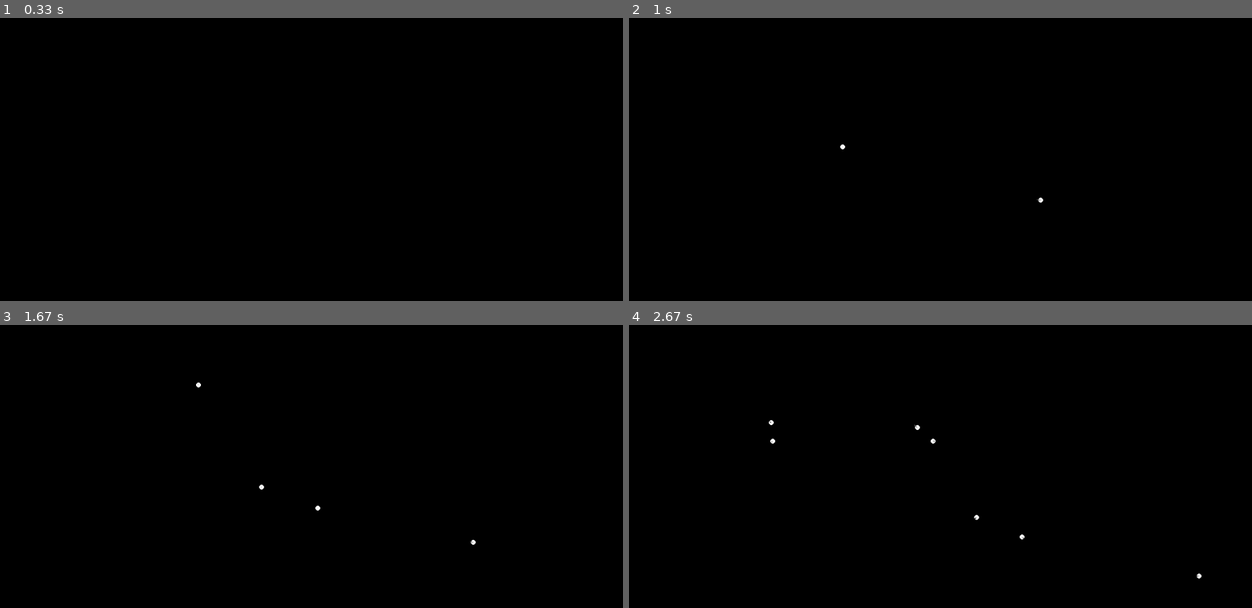
Above: before the commit, frames 1-4 (two rows, left to right).
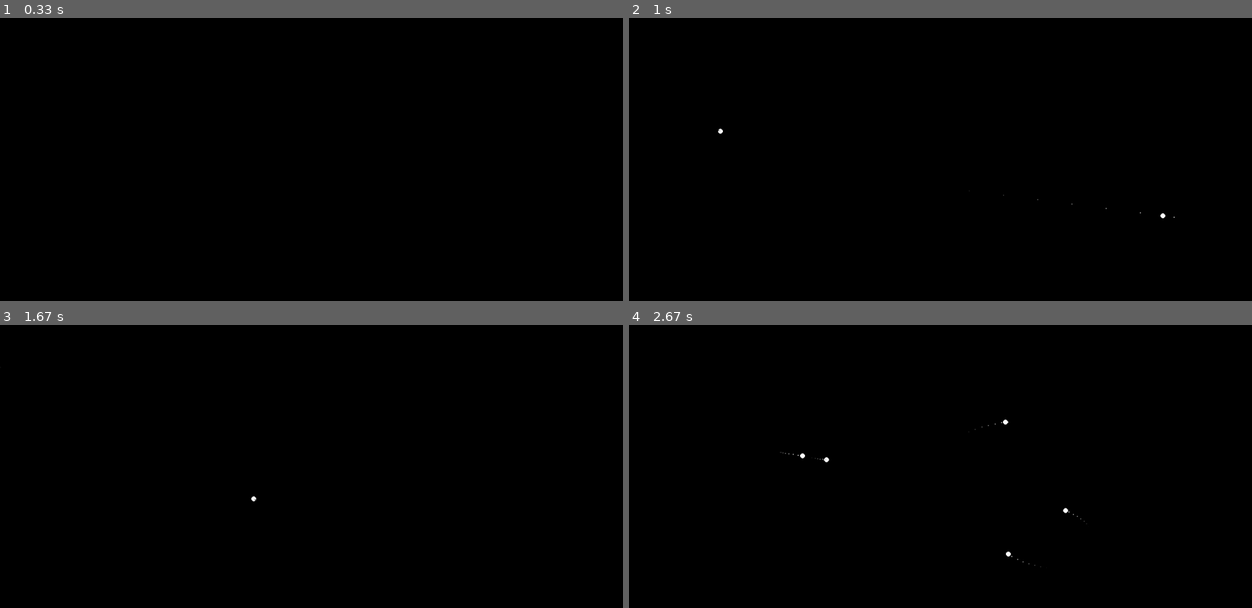
Above: after the commit, the same moments.

Repository: five-over-four/n-body-pygame
Game: pygame game, started from n-body-sim.py
Two runs of this game, one before a commit and one after it. Both use one fixed random seed, a clock stepped at 60 frames per second and the inputs below.
Inputs (mouse positions are in pixels of both pictures, inside the frame that each line leads up to):
- Up to frame 1 (0.33 s): no input
- Up to frame 2 (1 s): press the mouse at (946, 196) at 0.37 s; move the mouse to (865, 184) at 0.47 s; release the mouse at (790, 176) at 0.6 s; click (747, 119) at 0.72 s
- Up to frame 3 (1.67 s): click (149, 350) at 1.05 s; click (323, 517) at 1.38 s
- Up to frame 4 (2.67 s): click (853, 407) at 1.72 s; click (703, 404) at 2.05 s; click (747, 435) at 2.38 s

Frame 1 is identical in both runs. In frame 2, less than 0.1% of the frame differs, in the area x 14-88%, y 39-71%; in frame 3, less than 0.1%; in frame 4, 0.2%, in the area x 22-92%, y 33-90%.

Commit message:
new gravity scaling system

Diff:
--- a/n-body-sim.py
+++ b/n-body-sim.py
@@ -7,7 +7,7 @@
         self.fps = 100
         self.resolution = (1280,720)
         self.center = self.resolution[0]/2, self.resolution[1]/2
-        self.gravity_constant = 0.05 # just how much we do at once.
+        self.gravity_constant = 0.5 # just how much we do at once.
         self.shot_factor = 0.03 # larger number = shorter line shoots faster
 
 class Body:
@@ -85,6 +85,8 @@
                 body = Body(*shot, m=default_mass)
                 body.v_x, body.v_y = velocity
                 bodies.append(body)
+                settings.gravity_constant = 10*min([1/body.m for body in bodies])
+                settings.shot_factor = 1/(settings.gravity_constant*30)
                 trails.clear()
 
             elif e.type == pygame.KEYDOWN:
Binary file changed: README.md
